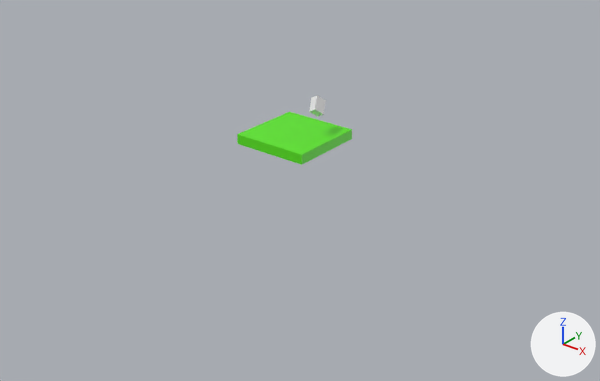
A saved change to the glTF model assets/Scene.glb.
Rendered twice from a camera (50 mm lens) standing at (94.2, -114.0, 60.9) and looking at (0.7, 2.9, -11.6). Arrows for +X, +Y and +Z are at lower right; the lights stay in place. Where no turn or scale is listed for an object, it has been applied to the vertices.

The first picture shows 'Cube.002', 'TestPlayer.002'.
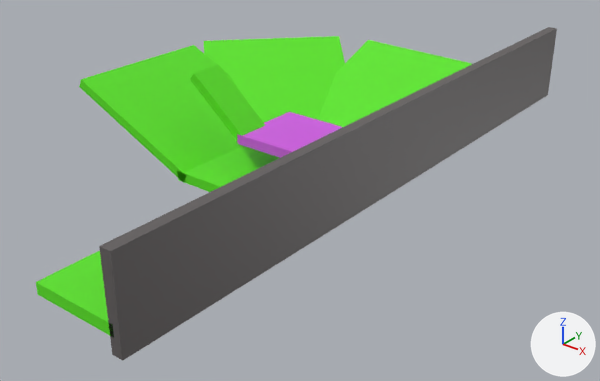
The newer file is also turned or shifted as a whole; pictures and numbers use the older file's frame.

Changed parts and their boxes (x1, y1, x2, y2) in the pictures (600 x 381 px):
'Cube.016', added
    after: (99, 27, 557, 361)
'Cube.004', added (green)
    after: (79, 45, 248, 183)
'Cube.006', added (green)
    after: (204, 36, 345, 122)
'Cube.005', added (green)
    after: (318, 40, 472, 127)
'Cube.002', recoloured (green to purple)
    both: (237, 112, 352, 165)
'Cube.007', added (green)
    after: (36, 251, 114, 335)
'Cube.015', added (green)
    after: (190, 65, 265, 140)
'Cube.003', added (green)
    after: (177, 146, 279, 192)
'TestPlayer.002', deleted
    before: (309, 96, 326, 117)

Patch to the scene script:
```diff
--- a/assets/Scene.glb.py
+++ b/assets/Scene.glb.py
@@ mat_material @@
 mat_material = principled_material('Material')
-mat_material.base_color = (0.103, 0.801, 0.00978)  # green #5ae719
+mat_material.base_color = (0.657, 0.102, 0.801)  # purple #d45ae7
@@ me_cube_078 @@
+me_cube_078.from_pydata([(6.73, 3.45, -4.22), (5.47, 3.45, -5.77), (6.73, -3.45, -4.22), (5.47, -3.45, -5.77), (-5.47, 3.45, 5.77), (-6.73, 3.45, 4.22), (-5.47, -3.45, 5.77), (-6.73, -3.45, 4.22)], [], [(0, 4, 6), (0, 6, 2), (3, 2, 6), (3, 6, 7), (7, 6, 4), (7, 4, 5), (5, 1, 3), (5, 3, 7), (1, 0, 2), (1, 2, 3), (5, 4, 0), (5, 0, 1)])
+me_cube_078.materials.append(mat_material_006)  # green #5ae719
@@ me_cube_076 @@
+me_cube_076.from_pydata([(22.3, 1.0, -5.7), (21.7, 1.6, -7.5), (-0.4, -22.3, -5.7), (-1.0, -21.7, -7.5), (1.0, 21.7, 7.5), (0.4, 22.3, 5.7), (-21.7, -1.6, 7.5), (-22.3, -1.0, 5.7)], [], [(0, 4, 6), (0, 6, 2), (3, 2, 6), (3, 6, 7), (7, 6, 4), (7, 4, 5), (5, 1, 3), (5, 3, 7), (1, 0, 2), (1, 2, 3), (5, 4, 0), (5, 0, 1)])
+me_cube_076.materials.append(mat_material_004)  # green #5ae719
@@ me_cube_075 @@
+me_cube_075.from_pydata([(15.5, -16.0, -5.7), (15.5, -15.2, -7.5), (-17.0, -14.4, -5.7), (-17.0, -13.6, -7.5), (17.0, 13.6, 7.5), (17.0, 14.4, 5.7), (-15.5, 15.2, 7.5), (-15.5, 16.0, 5.7)], [], [(0, 4, 6), (0, 6, 2), (3, 2, 6), (3, 6, 7), (7, 6, 4), (7, 4, 5), (5, 1, 3), (5, 3, 7), (1, 0, 2), (1, 2, 3), (5, 4, 0), (5, 0, 1)])
+me_cube_075.materials.append(mat_material_003)  # green #5ae719
@@ me_cube_074 @@
+me_cube_074.from_pydata([(15.2, 16.3, -5.7), (14.4, 16.3, -7.5), (15.2, -16.3, -5.7), (14.4, -16.3, -7.5), (-14.4, 16.3, 7.5), (-15.2, 16.3, 5.7), (-14.4, -16.3, 7.5), (-15.2, -16.3, 5.7)], [], [(0, 4, 6), (0, 6, 2), (3, 2, 6), (3, 6, 7), (7, 6, 4), (7, 4, 5), (5, 1, 3), (5, 3, 7), (1, 0, 2), (1, 2, 3), (5, 4, 0), (5, 0, 1)])
+me_cube_074.materials.append(mat_material_002)  # green #5ae719
@@ ob_testplayer_002 @@
-ob_testplayer_002 = bpy.data.objects.new('TestPlayer.002', me_cube_004)
@@ ob_cube_016 @@
+ob_cube_016 = bpy.data.objects.new('Cube.016', me_cube_079)  # a box spanning x -1.0..1.0, y -64.1..64.1, z -7.9..7.9; in mat_material_007 (dark grey #635e5e)
+ob_cube_016.location = (23.0, 2.3, 4.1)
@@ ob_cube_015 @@
+ob_cube_015 = bpy.data.objects.new('Cube.015', me_cube_078)
+ob_cube_015.location = (-13.5, -2.1, 5.2)
@@ ob_cube_007 @@
+ob_cube_007 = bpy.data.objects.new('Cube.007', me_cube_077)  # a box spanning x -7.9..7.9, y -64.1..64.1, z -1.0..1.0; in mat_material_005 (green #5ae719)
+ob_cube_007.location = (14.8, 2.3, 0.1)
@@ ob_cube_006 @@
+ob_cube_006 = bpy.data.objects.new('Cube.006', me_cube_076)
+ob_cube_006.location = (-22.6, 24.1, -0.7)
@@ ob_cube_005 @@
+ob_cube_005 = bpy.data.objects.new('Cube.005', me_cube_075)
+ob_cube_005.location = (1.2, 32.3, -0.7)
@@ ob_cube_004 @@
+ob_cube_004 = bpy.data.objects.new('Cube.004', me_cube_074)
+ob_cube_004.location = (-29.1, 2.3, -0.7)
@@ ob_cube_003 @@
+ob_cube_003 = bpy.data.objects.new('Cube.003', me_cube_073)  # a box spanning x -16.3..16.3, y -16.3..16.3, z -1.0..1.0; in mat_material_001 (green #5ae719)
+ob_cube_003.location = (-0.1, 2.3, -7.1)
```
